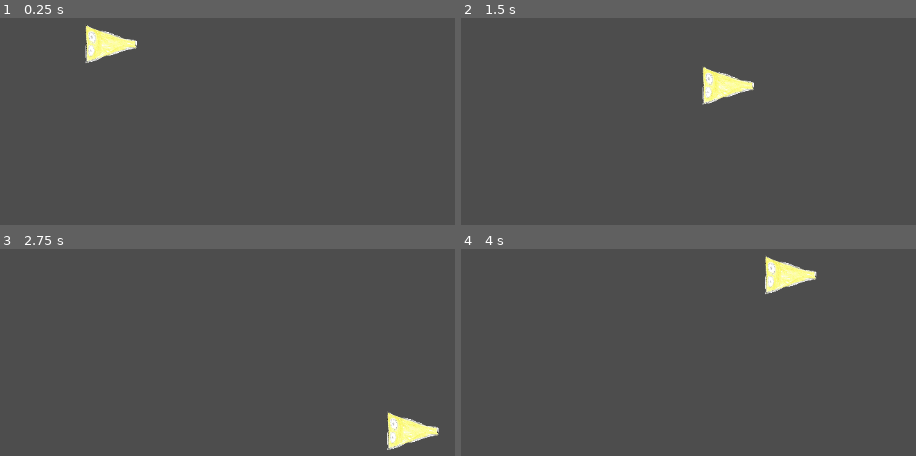
Above: before the commit, frames 1-4 (two rows, left to right).
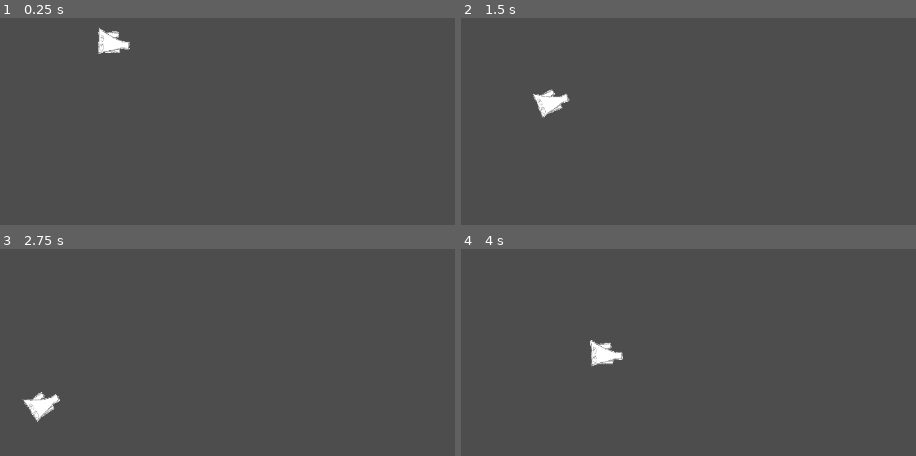
Above: after the commit, the same moments.

Repository: plutotulp/spacegame2
Game: Godot game, scene res://scenes/Main.tscn
The game is run twice, just before and just after one commit, with the same random seed, the same clock (stepped at 60 frames per second) and the same inputs.
Inputs (mouse positions are in pixels of both pictures, inside the frame that each line leads up to):
- Up to frame 1 (0.25 s): no input
- Up to frame 2 (1.5 s): tap Enter at 0.5 s; move the mouse to (outside the picture) at 0.52 s; hold D (move_right) 0.53-1.28 s; move the mouse to (615, 73) at 1.27 s; hold S (move_down) from 1.28 s (still down)
- Up to frame 3 (2.75 s): move the mouse to (outside the picture) at 2.02 s; release S (move_down) at 2.03 s; hold D (move_right) from 2.03 s (still down)
- Up to frame 4 (4 s): move the mouse to (738, 373) at 2.77 s; release D (move_right) at 2.78 s; hold W (move_up) 2.78-3.53 s; move the mouse to (outside the picture) at 3.52 s; hold A (move_left) from 3.53 s (still down)

The runs differ from the first frame. In frame 1, 1.2% of the frame differs, in the area x 18-31%, y 3-22%; in frame 2, 1.8%, in the area x 15-65%, y 23-49%; in frame 3, 1.8%; in frame 4, 1.8%.

Commit message:
Player movement updates. Use Player instead of Ship as player.

Diff:
--- a/scenes/Main.gd
+++ b/scenes/Main.gd
@@ -11,6 +11,7 @@
 func _process(delta):
 	pass
 
+
 func new_game():
-	$Player.start($StartingPosition.position)
+	$Player.init($StartingPosition.position)
 	$Player.show()
--- a/scenes/Main.tscn
+++ b/scenes/Main.tscn
@@ -1,7 +1,7 @@
 [gd_scene load_steps=3 format=3 uid="uid://7e6g7lwert12"]
 
 [ext_resource type="Script" path="res://scenes/Main.gd" id="1_2n53g"]
-[ext_resource type="PackedScene" uid="uid://dlwu55xnjcv77" path="res://scenes/Ship.tscn" id="2_vs2b5"]
+[ext_resource type="PackedScene" uid="uid://f18fgd6c3hgw" path="res://scenes/Player.tscn" id="2_at6tb"]
 
 [node name="Main" type="Node"]
 script = ExtResource("1_2n53g")
@@ -12,4 +12,4 @@
 [node name="Camera2D" type="Camera2D" parent="."]
 position = Vector2(579, 320)
 
-[node name="Player" parent="." instance=ExtResource("2_vs2b5")]
+[node name="Player" parent="." instance=ExtResource("2_at6tb")]
--- a/scenes/Player.gd
+++ b/scenes/Player.gd
@@ -3,15 +3,46 @@
 const PI_QUART: float = PI / 4.0
 const PI_HALF: float = PI / 2.0
 
-const PUSH_SPEED: float = 100.0
-const STRAFE_SPEED: float= 100.0
-const ROT_SPEED: float = 0.05
+const PUSH_SPEED: float = 200.0
+const STRAFE_SPEED: float = 100.0
+const ROT_SPEED: float = 1.0
+
+
+func init(_position: Vector2):
+	position = _position
+
+
+# Return updated value for src_rotation in order to rotate src towards
+# dst, but at most by abs(rot_max) amount in either positive or
+# negative direction.
+#
+# TODO: Have a rotational velocity and acceleration instead of always
+# just using contstant speed. Should feel much more natural.
+func rotation_towards(
+	src_position: Vector2, src_rotation: float, dst_position: Vector2, rot_max: float
+) -> float:
+	var rotation_uvec: Vector2 = Vector2.from_angle(src_rotation)
+	var direction_to_pointer_uvec: Vector2 = (dst_position - src_position).normalized()
+	var remaining_rotation: float = rotation_uvec.angle_to(direction_to_pointer_uvec)
+	var rot_sign: float = signf(remaining_rotation)
+	var rot: float = min(abs(remaining_rotation), abs(rot_max))
+	return src_rotation + rot_sign * rot
+
 
 func _physics_process(delta: float):
-	rotation += sign(Vector2.from_angle(rotation).angle_to((get_viewport().get_mouse_position() - position).normalized())) * ROT_SPEED
+	rotation = rotation_towards(
+		position, rotation, get_viewport().get_mouse_position(), delta * ROT_SPEED
+	)
 
 	var push = Vector2.from_angle(rotation) * Input.get_axis("move_down", "move_up") * PUSH_SPEED
-	var strafe = Vector2.from_angle(rotation + PI_HALF) * Input.get_axis("move_left", "move_right") * STRAFE_SPEED
+	var strafe = (
+		Vector2.from_angle(rotation + PI_HALF)
+		* Input.get_axis("move_left", "move_right")
+		* STRAFE_SPEED
+	)
+
+	# TODO: Maybe include some acceleration by modifying velocity
+	# instead of just overriding it.
 	velocity = push + strafe
 
 	move_and_slide()
--- a/scenes/Ship.gd
+++ b/scenes/Ship.gd
@@ -24,5 +24,5 @@
 	velocity = velocity.normalized() * speed
 	position += velocity * delta
 
-func start(_position: Vector2):
+func init(_position: Vector2):
 	position = _position
